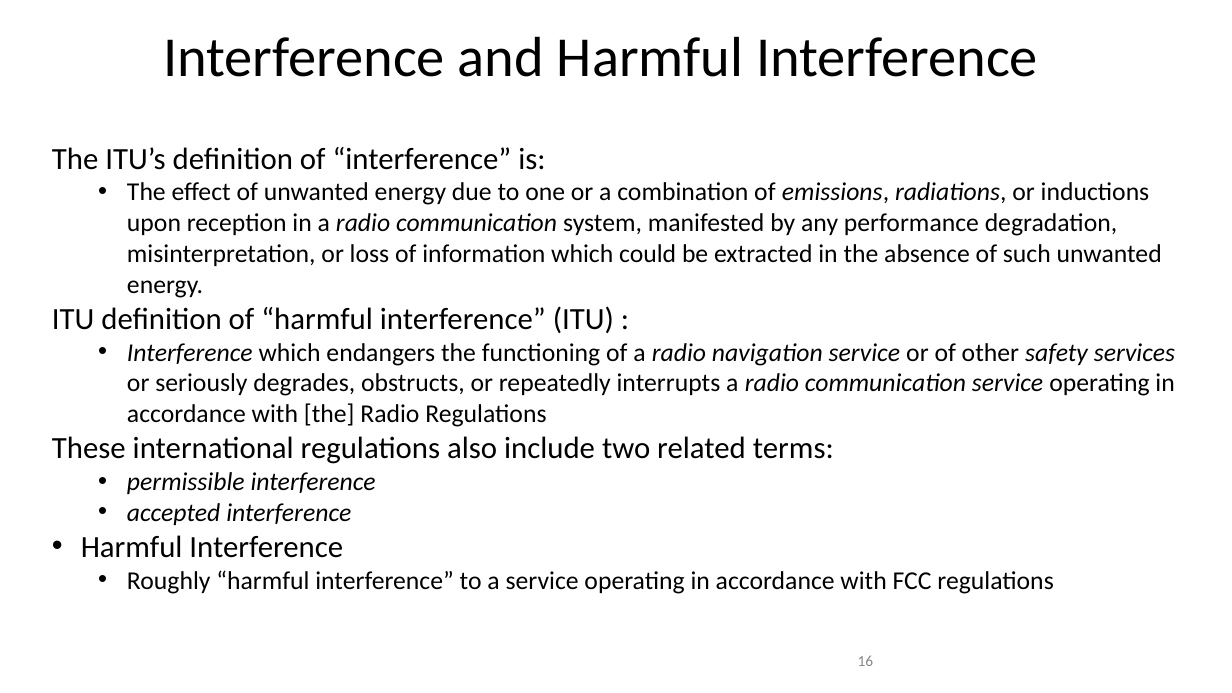
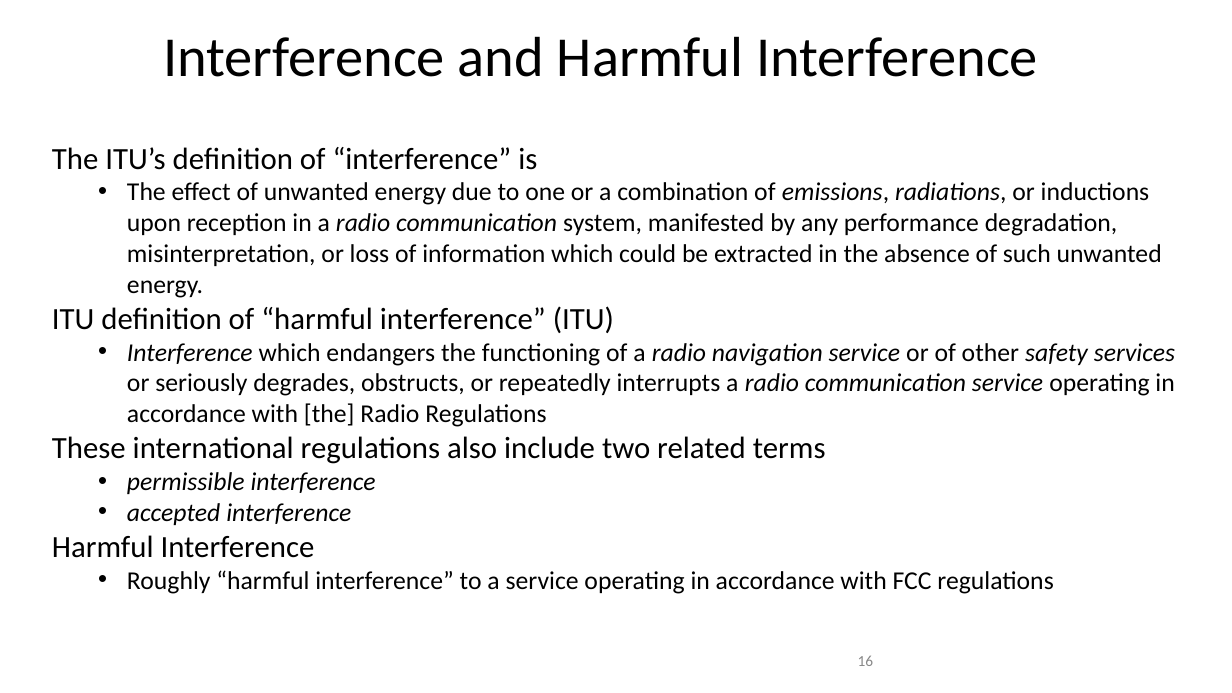
Before and after one commit to jlmucb/class_notes, a slide deck: slide 16 of science/GPSslides.pptx. Drawn at 1232x693 pixels with LibreOffice and Linux fonts; fonts in the diff are those of the drawing. Boxes give left, top, right and bottom in pixels: in the first picture for what was removed or moved away, otherwise in the second. Text is boxed around its words. In the diff, an @@ line names an element or a change of style, - is before the commit and + after.

```diff
--- a/science/GPSslides.pptx
+++ b/science/GPSslides.pptx
@@ text at (52, 147, 537, 170): text changed @@
-The ITU’s definition of “interference” is:
+The ITU’s definition of “interference” is
@@ text at (52, 436, 826, 464): text changed @@
-These international regulations also include two related terms:
+These international regulations also include two related terms
@@ text at (52, 535, 315, 558): bullet • to none @@
```
Also in this commit, not shown: 1 other file.
